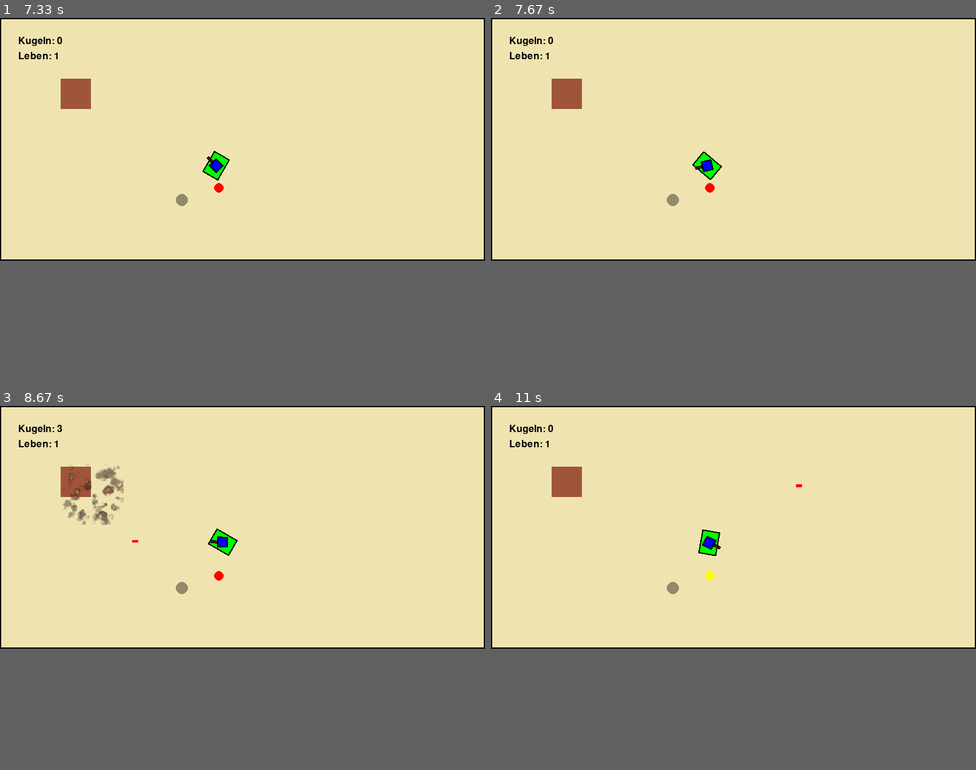
Above: before the commit, frames 1-4 (two rows, left to right).
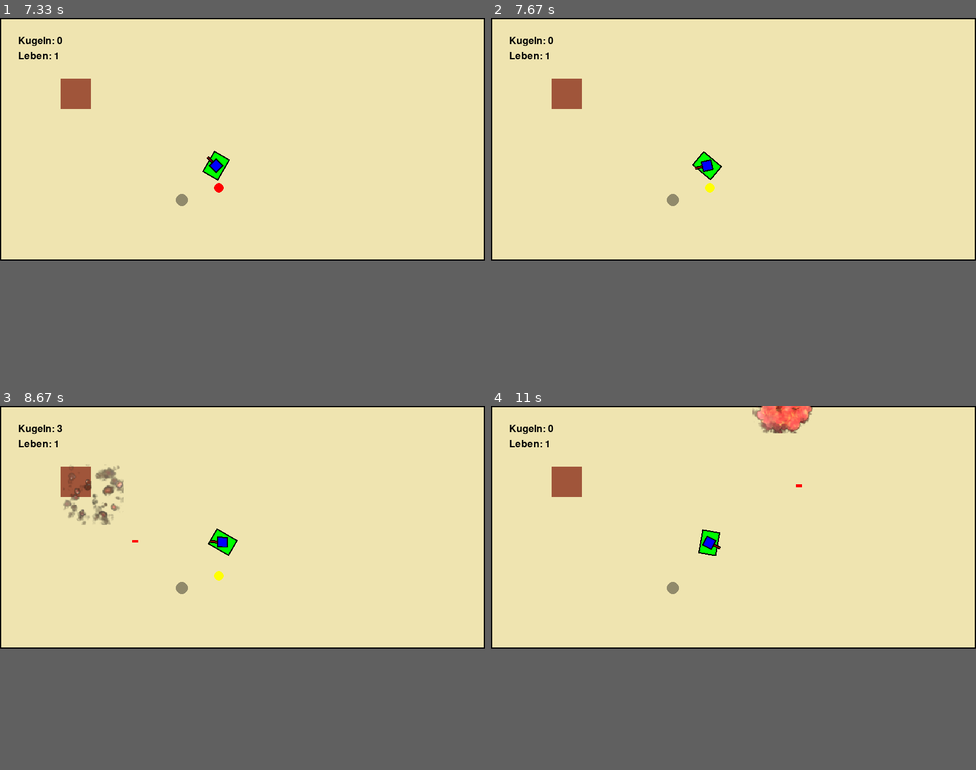
Above: after the commit, the same moments.

Repository: Keksfabrik-glitch/Panzerkiste
Game: pygame game, started from Main.py
The game is run twice, just before and just after one commit, with the same random seed, the same clock (stepped at 60 frames per second) and the same inputs.
Inputs (mouse positions are in pixels of both pictures, inside the frame that each line leads up to):
- Up to frame 1 (7.33 s): tap Enter at 0.33 s; hold S 0.67-1.13 s; move the mouse to (232, 167) at 0.7 s; hold A 1.17-1.57 s; move the mouse to (63, 116) at 1.2 s; hold W 1.6-1.97 s; move the mouse to (310, 156) at 1.63 s; hold D 2-2.63 s; move the mouse to (111, 127) at 2.03 s; click (87, 174) at 2.72 s; tap Space at 3 s; hold S 3.33-3.7 s; click (77, 214) at 3.42 s; hold A 3.73-4.2 s; click (421, 221) at 3.82 s; hold D 4.23-4.7 s; click (106, 105) at 4.32 s; hold W 4.73-5.03 s; click (315, 54) at 4.82 s; hold D 5.07-5.53 s; click (203, 123) at 5.15 s; hold A 5.57-6.1 s; click (198, 54) at 5.65 s; hold S 6.13-6.43 s; click (417, 170) at 6.22 s; hold A 6.47-6.87 s; click (310, 170) at 6.55 s; hold W 6.9-7.27 s; click (194, 141) at 6.98 s; hold D from 7.3 s (still down)
- Up to frame 2 (7.67 s): keep holding D; click (558, 200) at 7.38 s
- Up to frame 3 (8.67 s): release D at 7.93 s; hold S 7.97-8.33 s; click (140, 515) at 8.05 s; hold A from 8.37 s (still down); click (97, 537) at 8.45 s
- Up to frame 4 (11 s): release A at 8.83 s; hold D 8.87-9.33 s; click (563, 486) at 8.95 s; hold W 9.37-9.67 s; click (568, 518) at 9.45 s; hold D 9.7-10.17 s; click (723, 609) at 9.78 s; hold A 10.2-10.73 s; click (612, 606) at 10.28 s; hold S from 10.77 s (still down); click (825, 602) at 10.85 s

Frame 1 is identical in both runs. In frame 2, less than 0.1% of the frame differs, in the area x 44-47%, y 45-48%; in frame 3, less than 0.1%; in frame 4, 0.8%, in the area x 44-67%, y 0-48%.

Commit message:
Mienen Update Teil III
Mienen explodieren wenn andere Mienen in der Nähe explodieren auch sofort.
rest wurde den jeweiligen Mienen übergeben (self.rest)
 kleiner Debug:
390 ist jetzt explosionszeit abhängig und nicht immer eine Feste Zahl.

Bilder für Zwischenpräsentation.

self.raidus auch globalisiert

Diff:
--- a/panzer.py
+++ b/panzer.py
@@ -318,13 +318,15 @@
         self.ErstellerLastIn = self.ZeitBisEx - jetzt/1000
         self.toleranz = 0.25
         self.early = False
-
+        self.radius = 8
+        self.rest = self.ZeitBisEx
+        #self.rect = pygame.Rect(pos.x -9, pos.y - 8, 16, 16)
         #self.mienenPos.append({'pos': pos, 'gelegt': jetzt,"von":self.ID, "early":False})
     def update(self):
         jetzt = pygame.time.get_ticks()
         t = (jetzt - self.gelegt) / 1000
-        rest = self.ZeitBisEx - t
-        if rest <= 0:
+        self.rest = self.ZeitBisEx - t
+        if self.rest <= 0:
             explosions_gruppe.add(Explosion(self.pos.x, self.pos.y))
             explosions_sprite = pygame.sprite.Sprite()
             radius = self.explosionsRadius
@@ -338,22 +340,29 @@
                 if getroffeneWand.zerstörbarkeit:
                     getroffeneWand.schaden(10)
             offset = (player.rect.left - explosions_sprite.rect.left,player.rect.top - explosions_sprite.rect.top)
+            for miene in GelegteMienen:
+                diff = miene.pos - self.pos
+                abstand = diff.length()
+                if abstand <= self.explosionsRadius:
+                    miene.early = True
+                    miene.gelegt += (2 - miene.rest)*1000  # Gelegte Zeit manipulieren, dass es so war das jetzt nur noch 2 Sekunden verbleibend sind
+
             if explosions_sprite.mask.overlap(player.mask, offset):
                 player.Schaden(2)
             self.kill()
 
             ##!!! Bei den getroffenem Panzer, nicht immer Player
         else:
-            if rest <= 2:   # letzte 2 Sekunden
+            if self.rest <= 2:   # letzte 2 Sekunden
                 # schnelles Blinken
-                blink = 500 - ((2 - rest) / 2) *100
+                blink = 500 - ((2 - self.rest) / 2) *100
                 blinkend = (jetzt // blink) % 2 == 0
                 farbe = (255, 255, 0) if blinkend else (255, 0, 0)
             else:
                 farbe = (255, 0, 0)  # normal rot, kein Blinken
                 if self.early == False:
                     explosions_sprite = pygame.sprite.Sprite()
-                    radius = 8 # Kugeln sollen nur, wenn sie bei AUF die Miene fliegen, diese Aktivieren. Spieler sollen sie auch im Umkreis aktivieren. Daher unterschiedlicher Radius
+                    radius = self.radius # Kugeln sollen nur, wenn sie bei AUF die Miene fliegen, diese Aktivieren. Spieler sollen sie auch im Umkreis aktivieren. Daher unterschiedlicher Radius
                     explosions_sprite.image = pygame.Surface((radius*2, radius*2), pygame.SRCALPHA)
                     pygame.draw.circle(explosions_sprite.image, (255, 0, 0, 128), (radius, radius), radius)
                     explosions_sprite.rect = explosions_sprite.image.get_rect(center=(self.pos.x, self.pos.y))
@@ -363,7 +372,7 @@
                     if getroffeneKugel:
                         getroffeneKugel.remove()
                         self.early = True
-                        self.gelegt += (2 - rest)*1000  # Gelegte Zeit manipulieren, dass es so war das jetzt nur noch 2 Sekunden verbleibend sind
+                        self.gelegt += (2 - self.rest)*1000  # Gelegte Zeit manipulieren, dass es so war das jetzt nur noch 2 Sekunden verbleibend sind
                     explosions_sprite = pygame.sprite.Sprite()
                     radius = self.explosionsRadius
                     explosions_sprite.image = pygame.Surface((radius*2, radius*2), pygame.SRCALPHA)
@@ -373,18 +382,19 @@
                     offset = (player.rect.left - explosions_sprite.rect.left,player.rect.top - explosions_sprite.rect.top) # NUR SPIELER. ANDERE PANZER MÜSSEN AUCH
                     if explosions_sprite.mask.overlap(player.mask, offset):
                         if player.ID == self.ErstellerID:
-                            if self.ErstellerLastIn - rest >= self.toleranz:
+                            if self.ErstellerLastIn - self.rest >= self.toleranz:
                                 self.early = True
-                                self.gelegt += (2 - rest)*1000  # Gelegte Zeit manipulieren, dass es so war das jetzt nur noch 2 Sekunden verbleibend sind
-
-                            self.ErstellerLastIn = rest
-                            if rest <= 4: #4 Sekunden zum rausgehen
+                                self.gelegt += (2 - self.rest)*1000  # Gelegte Zeit manipulieren, dass es so war das jetzt nur noch 2 Sekunden verbleibend sind
+
+                            self.ErstellerLastIn = self.rest
+                            if self.rest <= self.ZeitBisEx - 4: #4 Sekunden zum rausgehen
                                 self.early = True
-                                self.gelegt += (2 - rest)*1000  # Gelegte Zeit manipulieren, dass es so war das jetzt nur noch 2 Sekunden verbleibend sind
+                                self.gelegt += (2 - self.rest)*1000  # Gelegte Zeit manipulieren, dass es so war das jetzt nur noch 2 Sekunden verbleibend sind
                         else: # Nicht der Leger, also auch keine Vorteile
                             self.early = True
-                            self.gelegt += (2 - rest)*1000  # Gelegte Zeit manipulieren, dass es so war das jetzt nur noch 2 Sekunden verbleibend sind
-            pygame.draw.circle(screen, farbe, (int(self.pos.x), int(self.pos.y)), 8)
+                            self.gelegt += (2 - self.rest)*1000  # Gelegte Zeit manipulieren, dass es so war das jetzt nur noch 2 Sekunden verbleibend sind
+           # pygame.draw.circle(screen, farbe, (int(self.pos.x), int(self.pos.y)), self.radius)
+            pygame.draw.circle(screen, farbe, (int(self.pos.x), int(self.pos.y)), self.radius)
 
 def lade_map(map_data):
     wände.empty()
